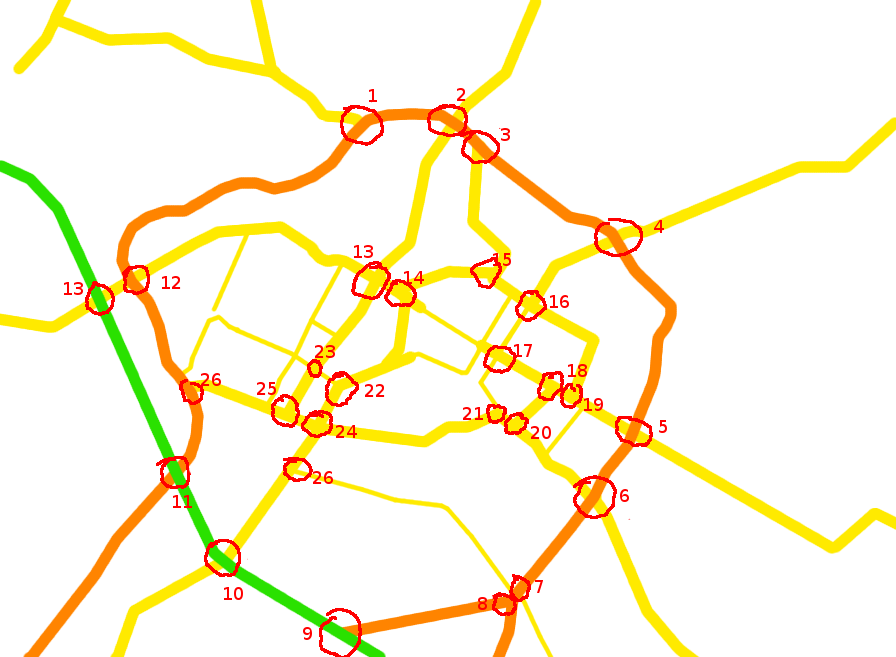
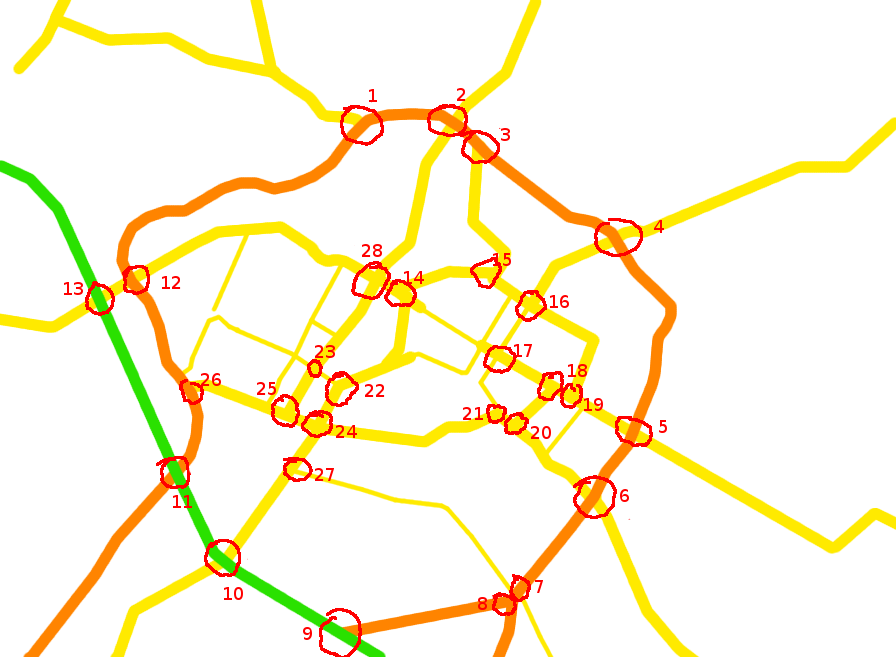
Before/after of a 896×657 layered artwork. What changed in the layer stack:
painted on "nodi" over bbox(310, 244, 382, 484)
